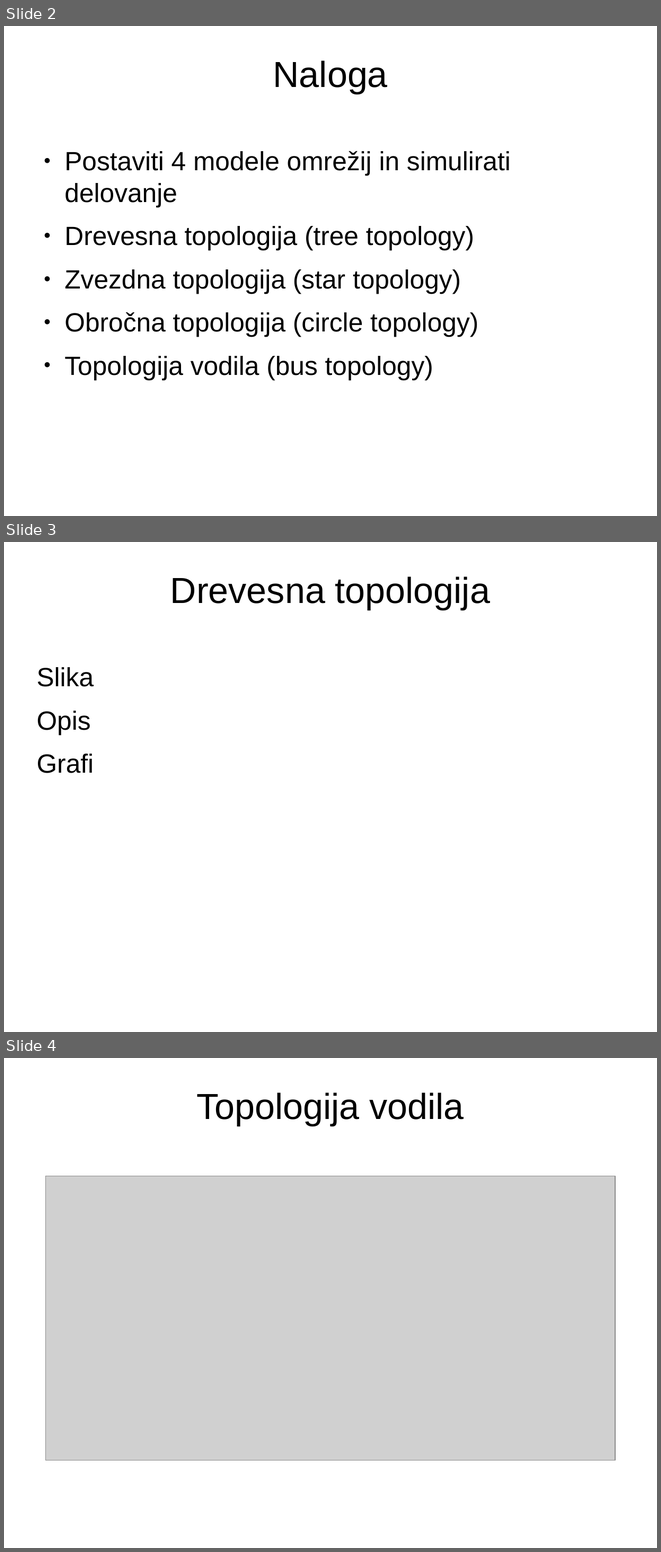
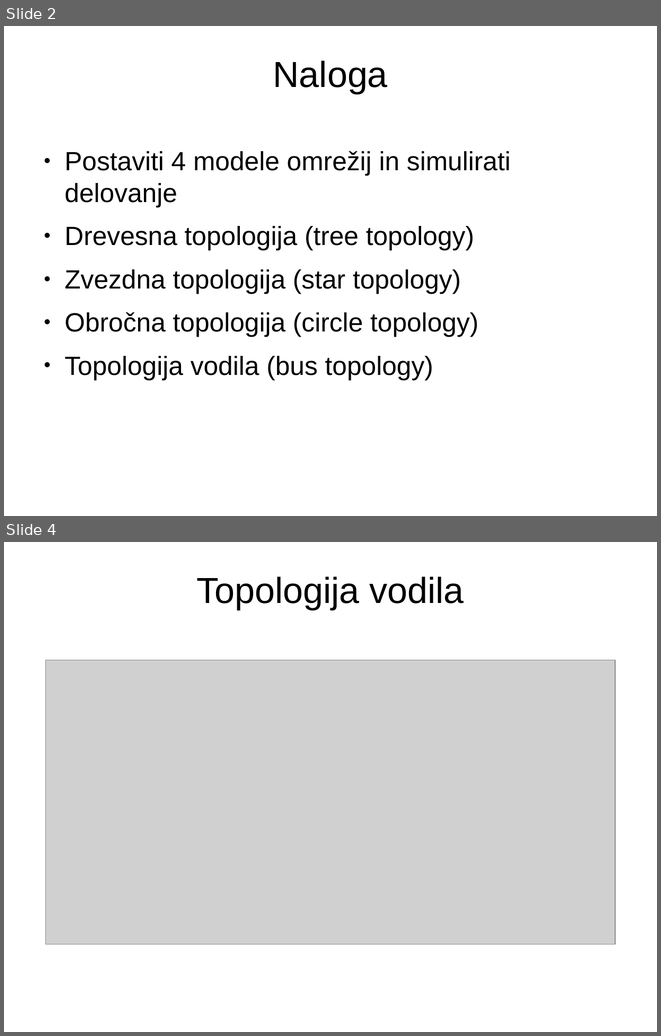
Before and after one commit to trulex/ModeliranjeIPv6, a slide deck: predstavitev.odp. Shown one above the other, each under a label of ours: slides 2, 3 and 4 before the commit, slides 2 and 4 after it; the slides between them are not shown. The pictures are 661x1552 and 661x1036 pixels, drawn with LibreOffice and Linux fonts; fonts in the diff are those of the drawing; grey boxes stand for pictures. Boxes give left, top, right and bottom in pixels: in the first picture for what was removed or moved away, otherwise in the second. Text is boxed around its words. In the diff, an @@ line names an element or a change of style, - is before the commit and + after.

```diff
--- a/predstavitev.odp
+++ b/predstavitev.odp
@@ slide 3 removed at [4,542,657,1032], background #FFFFFF @@
@@ title removed at [170,576,490,610] @@
-Drevesna topologija
@@ text removed at [37,667,94,773] @@
-Slika
-Opis
-Grafi
```
Also in this commit, not shown: 1 slide changed, 2 slides added.
